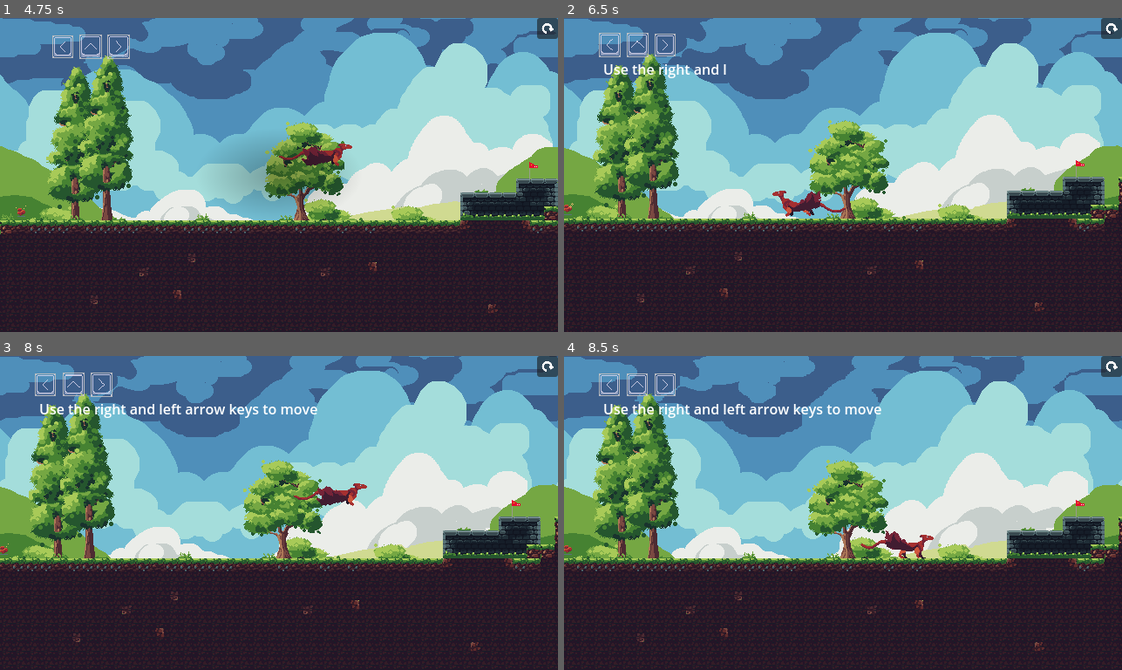
Above: before the commit, frames 1-4 (two rows, left to right).
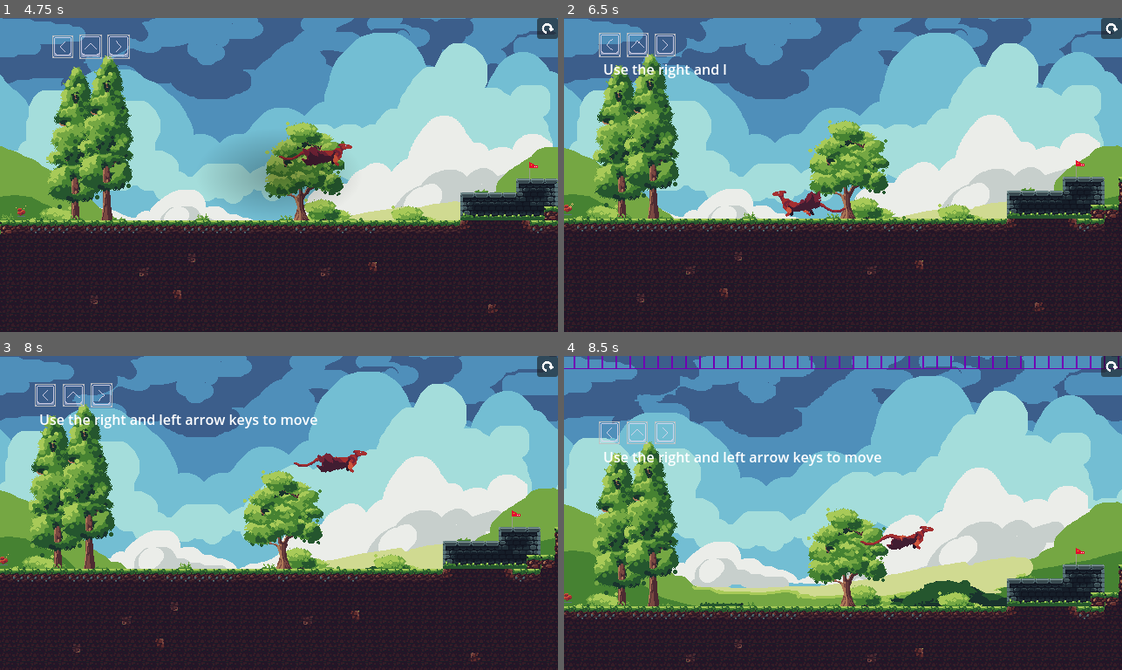
Above: after the commit, the same moments.

Repository: Robocraft999/ScalesToScale
Game: Godot game, scene res://scenes/root.tscn
Same seed, same stepped clock (60 frames per second), same inputs: the game is played once before the commit and once after it. The engine's default icon, where the game draws it, is replaced by a stand-in: a white triangle on a blue panel in a dark square.
Inputs (mouse positions are in pixels of both pictures, inside the frame that each line leads up to):
- Up to frame 1 (4.75 s): click "Start Game" at 0.5 s; click "Start Game" at 1.25 s; click (546, 27) at 2 s; click (546, 27) at 2.75 s; click (546, 27) at 3.5 s; tap Enter at 4.25 s; move the mouse to (401, 159) at 4.27 s; hold D (move_right) from 4.28 s (still down); hold Up (jump) from 4.28 s (still down); click (401, 159) at 4.42 s
- Up to frame 2 (6.5 s): release D (move_right) at 5 s; release Up (jump) at 5 s; drag from (731, 190) to (1094, 171) at 5.02 s; move the mouse to (898, 105) at 5.77 s; hold A (move_left) from 5.78 s (still down); hold Up (jump) from 5.78 s (still down); tap Mouse wheel down (mouse_wheel_down) at 5.85 s
- Up to frame 3 (8 s): release A (move_left) at 6.5 s; release Up (jump) at 6.5 s; drag from (251, 575) to (5, 544) at 6.52 s; move the mouse to (446, 560) at 7.27 s; hold D (move_right) from 7.28 s (still down); hold Shift (scale_toggle) from 7.28 s (still down); tap Up (jump) at 7.52, 7.55, 7.82 s
- Up to frame 4 (8.5 s): release D (move_right) at 8 s; release Shift (scale_toggle) at 8 s; drag from (675, 465) to (759, 434) at 8.02 s

Frame 1 is identical in both runs. In frame 2, less than 0.1% of the frame differs, in the area x 6-15%, y 7-12%; in frame 3, 23%; in frame 4, 41%, in the area x 0-100%, y 0-100%.

Commit message:
Tweak shaker scripts

Diff:
--- a/scripts/progress.gd
+++ b/scripts/progress.gd
@@ -2,8 +2,8 @@
 
 # TODO: Change before release to false
 var jump_enabled := not false
-var double_jump_enabled := false
+var double_jump_enabled := not false
 var dash_enabled := false
 var horizontal_scale_enabled := not false
-var vertical_scale_enabled := false
+var vertical_scale_enabled := not false
 var time_scale_enabled := true
--- a/scripts/shaker_animator.gd
+++ b/scripts/shaker_animator.gd
@@ -9,7 +9,8 @@
 	player.landed_on_floor.connect(_on_player_landed_on_floor)
 
 func _on_player_landed_on_floor(impact_velocity: Vector2) -> void:
-	var squashed_speed = atan(impact_velocity.y / 100) * 3
+	var squashed_speed = atan(impact_velocity.y / 75) * 3
+	# TODO: Tweak this function
 	camera_shaker.shake_strength = Vector2(0.0, squashed_speed)
 	camera_shaker.shake_roughness = 15.0
 	camera_shaker.shake_decay_rate = 5.0
